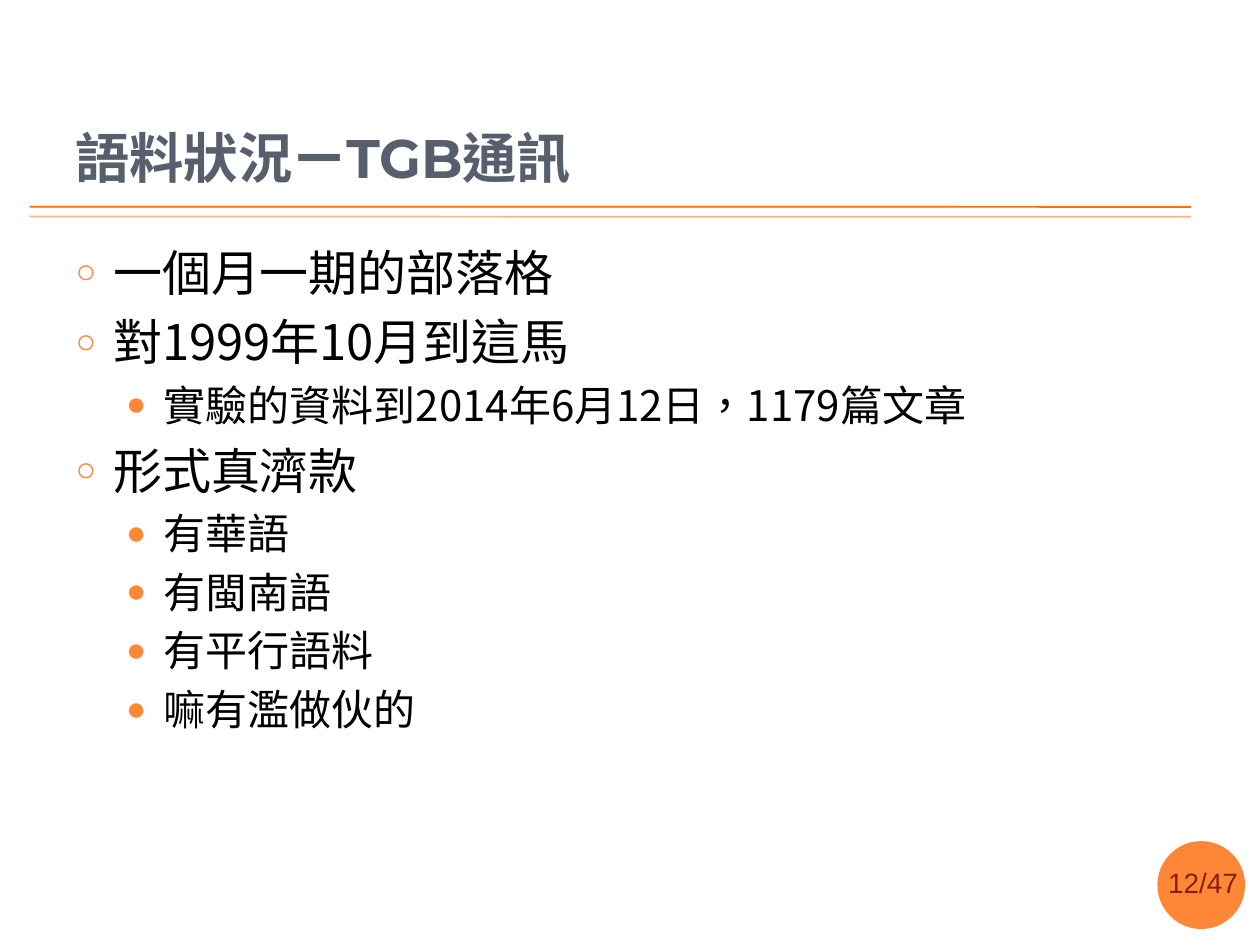
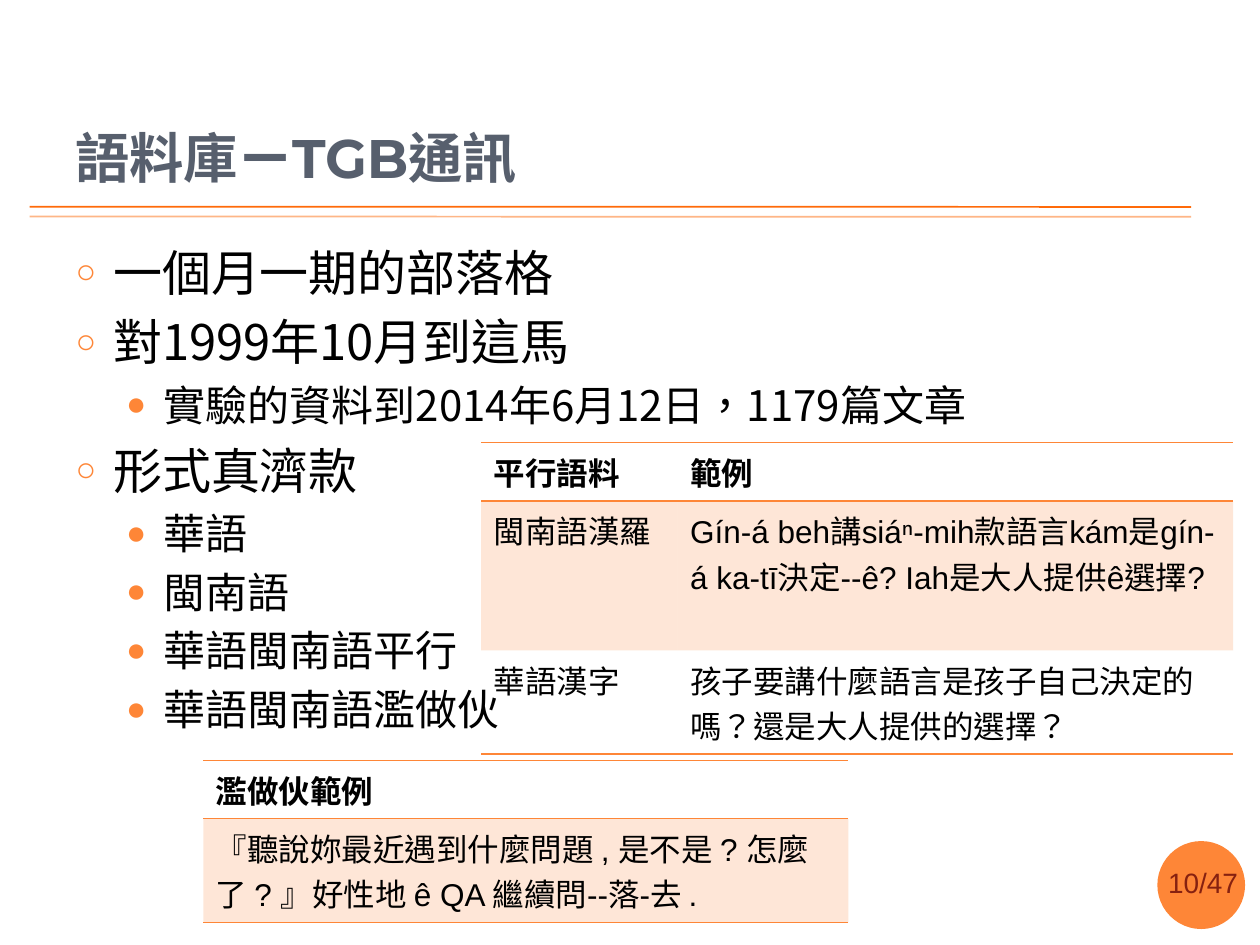
Before and after one commit to sih4sing5hong5/po3-ko3_tau5-iann2-phinn3, a slide deck: slide 10 of 翻譯報告.pptx (slide 12 before the commit). Drawn at 1260x945 pixels with LibreOffice and Linux fonts; fonts in the diff are those of the drawing; background and template pictures are left out. Boxes give left, top, right and bottom in pixels: in the first picture for what was removed or moved away, otherwise in the second. Text is boxed around its words. In the diff, an @@ line names an element or a change of style, - is before the commit and + after.

Commit message:
語料部份整理好矣 丞宏

```diff
--- a/翻譯報告.pptx
+++ b/翻譯報告.pptx
@@ title at (75,132,516,183): text changed @@
-語料狀況ㄧTGB通訊
+語料庫ㄧTGB通訊
@@ table added at (481,442,1234,745), 3 rows, 2 columns @@
+平行語料 | 範例
+閩南語漢羅 | Gín-á beh講siáⁿ-mih款語言kám是gín-á ka-tī決定--ê? Iah是大人提供ê選擇?
+華語漢字 | 孩子要講什麼語言是孩子自己決定的嗎？還是大人提供的選擇？
@@ text at (164,513,500,729): text changed @@
-  ● 有華語
-  ● 有閩南語
-  ● 有平行語料
-  ● 嘛有濫做伙的
+  ● 華語
+  ● 閩南語
+  ● 華語閩南語平行
+  ● 華語閩南語濫做伙
@@ table added at (203,760,848,916), 2 rows, 1 columns @@
+濫做伙範例
+『聽說妳最近遇到什麼問題 , 是不是 ? 怎麼了 ? 』好性地 ê QA 繼續問--落-去 .
@@ page number at (1168,873,1238,893): text changed @@
-12/47
+10/47
```
Also in this commit, not shown: 8 other slides changed, 2 slides added, 2 slides removed.
